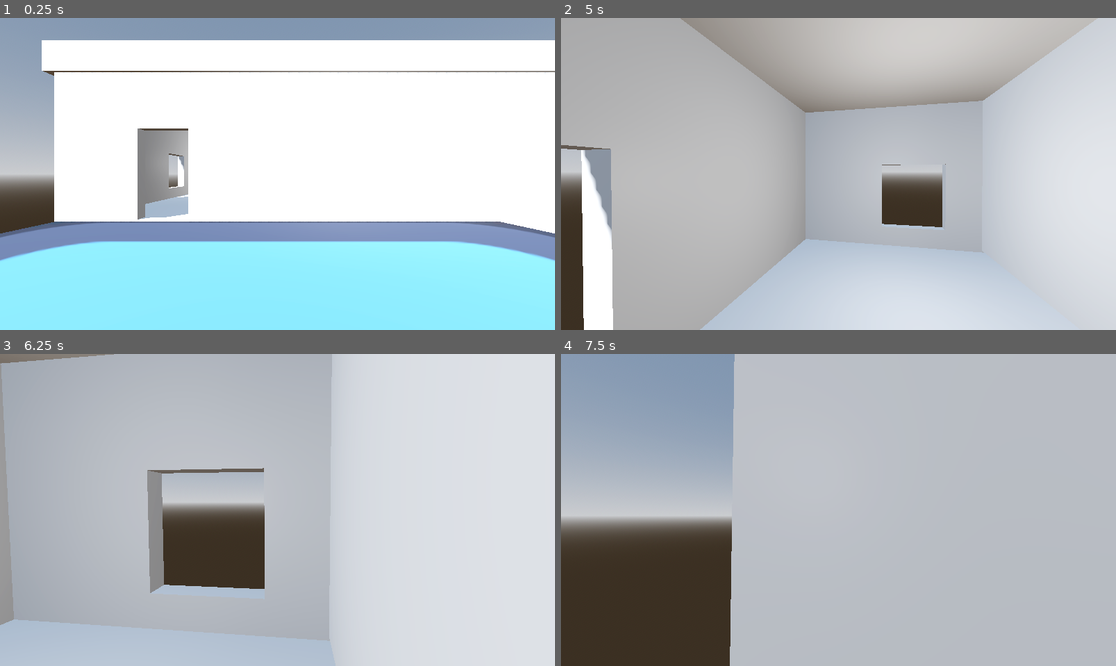
Above: before the commit, frames 1-4 (two rows, left to right).
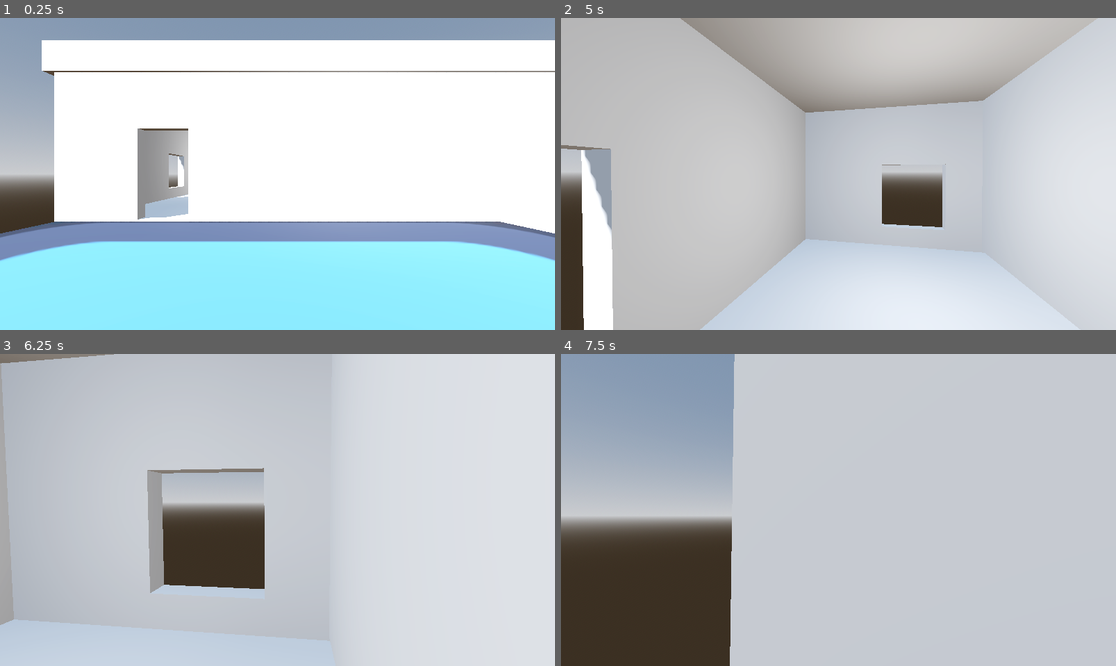
Above: after the commit, the same moments.

Repository: christiannoll/FirstPersonGame
Game: Godot game, scene res://levels/level.tscn
Two runs of this game, one before a commit and one after it. Both use one fixed random seed, a clock stepped at 60 frames per second and the inputs below. The engine's default icon, where the game draws it, is replaced by a stand-in: a white triangle on a blue panel in a dark square.
Inputs (mouse positions are in pixels of both pictures, inside the frame that each line leads up to):
- Up to frame 1 (0.25 s): no input
- Up to frame 2 (5 s): tap Enter at 0.5 s; move the mouse to (832, 180) at 0.52 s; hold W (forward) 0.53-2.78 s; tap Space (jump) at 0.77, 1.52, 3.02, 3.77, 4.52 s; move the mouse to (877, 177) at 1.27 s; move the mouse to (794, 170) at 2.02 s; move the mouse to (844, 174) at 2.77 s; hold A (left) 2.78-3.53 s; move the mouse to (816, 167) at 3.52 s; hold W (forward) from 3.53 s (still down); move the mouse to (866, 174) at 4.27 s
- Up to frame 3 (6.25 s): move the mouse to (249, 510) at 5.02 s; move the mouse to (288, 503) at 5.77 s; release W (forward) at 5.78 s; hold D (right) from 5.78 s (still down); tap Space (jump) at 6.02 s
- Up to frame 4 (7.5 s): move the mouse to (832, 516) at 6.52 s; release D (right) at 6.53 s; hold W (forward) from 6.53 s (still down); tap Space (jump) at 6.77 s; move the mouse to (877, 513) at 7.27 s

The runs differ from the first frame. In frame 2, less than 0.1% of the frame differs, in the area x 0-70%, y 40-48%; in frame 3, 0.2%, in the area x 26-48%, y 36-39%; in frame 4, less than 0.1%.

Commit message:
Applied house_material to parts of the house

Diff:
--- a/scenery/house.tscn
+++ b/scenery/house.tscn
@@ -1,6 +1,7 @@
 [gd_scene format=4 uid="uid://bc81342ghwg50"]
 
 [ext_resource type="PackedScene" uid="uid://it8ldhw0cn7y" path="res://scenery/stairs.tscn" id="1_3fs81"]
+[ext_resource type="Material" uid="uid://wmx45rucsojh" path="res://materials/house_material.tres" id="1_cdgek"]
 
 [sub_resource type="StandardMaterial3D" id="StandardMaterial3D_sy2ny"]
 resource_name = "Material"
@@ -230,6 +231,7 @@
 
 [node name="Cube" type="MeshInstance3D" parent="meshes" unique_id=1014475258]
 transform = Transform3D(21, 0, 0, 0, 5.334, 0, 0, 0, 14.75, 0, 0, 0)
+material_override = ExtResource("1_cdgek")
 mesh = SubResource("ArrayMesh_t7bvg")
 
 [node name="StaticBody3D" type="StaticBody3D" parent="meshes/Cube" unique_id=550933469]
